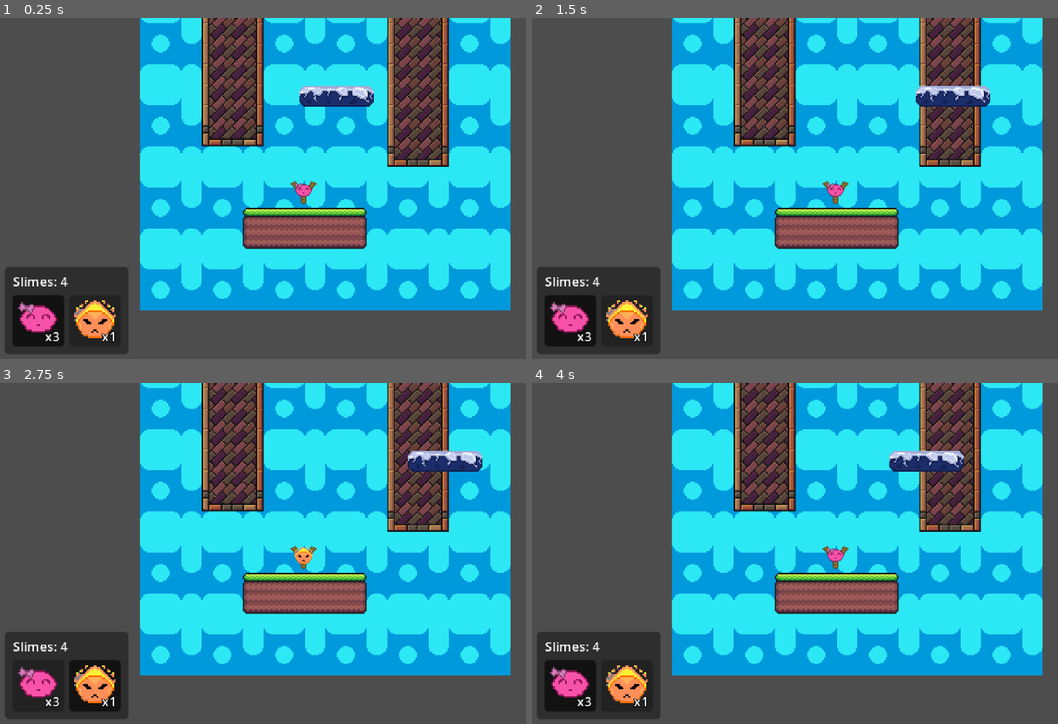
Above: before the commit, frames 1-4 (two rows, left to right).
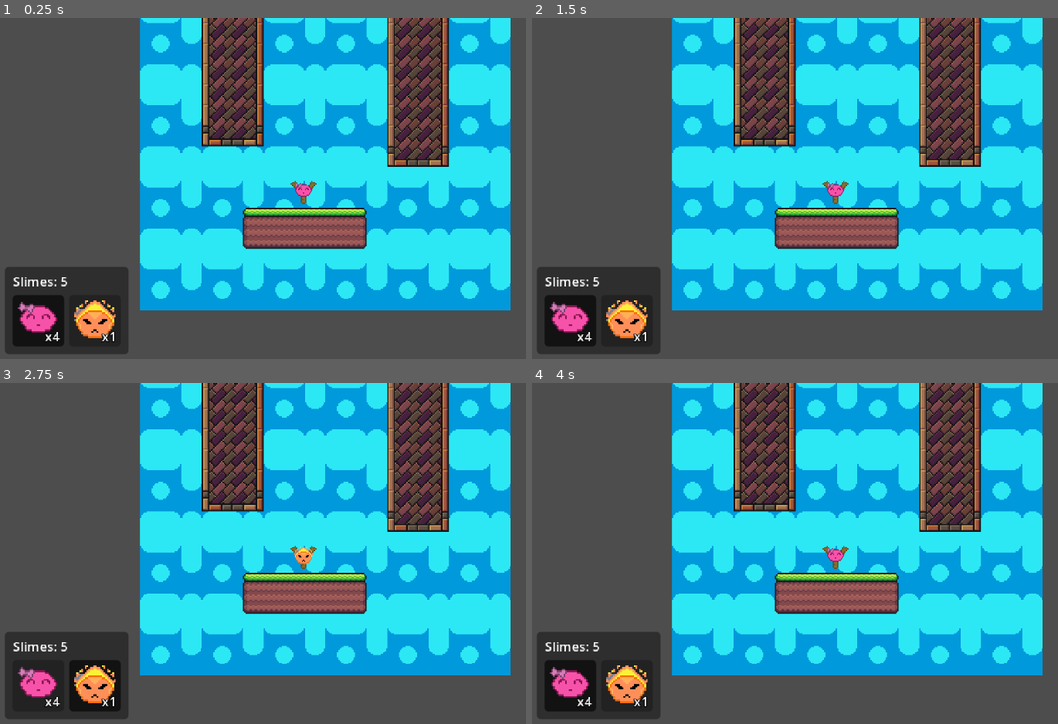
Above: after the commit, the same moments.

Repository: Navarro0k/Slimeterra
Game: Godot game, scene res://Scenes/Levels/Level_1.tscn
Same seed, same stepped clock (60 frames per second), same inputs: the game is played once before the commit and once after it. This scene is started directly instead of the project's main scene.
Inputs (mouse positions are in pixels of both pictures, inside the frame that each line leads up to):
- Up to frame 1 (0.25 s): no input
- Up to frame 2 (1.5 s): click (568, 321) at 0.5 s, where only the run before the commit has a clickable "x3"; click (568, 321) at 1.25 s, where only the run after the commit has a clickable "x4"
- Up to frame 3 (2.75 s): click "x1" at 2 s
- Up to frame 4 (4 s): click (568, 686) at 2.75 s, where only the run before the commit has a clickable "x3"; click (568, 686) at 3.5 s, where only the run after the commit has a clickable "x4"

The runs differ from the first frame. In frame 1, 0.9% of the frame differs, in the area x 9-72%, y 19-95%; in frame 2, 0.9%; in frame 3, 0.9%; in frame 4, 0.9%.

Commit message:
Fix config Paint tilempalyer

Diff:
--- a/Scenes/Levels/Level_1.tscn
+++ b/Scenes/Levels/Level_1.tscn
@@ -3,10 +3,9 @@
 [ext_resource type="Texture2D" uid="uid://ctn2fiu4wucww" path="res://Assets/Tilemaps/15 Blob TileMap 16x16.png" id="1_q8yj7"]
 [ext_resource type="Texture2D" uid="uid://k7fpccgr3tow" path="res://Assets/Tilemaps/Nature Platformer Tileset RottingPixels/nature-paltformer-tileset-16x16.png" id="2_87l2y"]
 [ext_resource type="PackedScene" uid="uid://ckg85fsv6f1hf" path="res://Scenes/Slingshoot.tscn" id="3_qpfou"]
-[ext_resource type="PackedScene" uid="uid://db2i0ydt32t44" path="res://Scenes/Plattaform.tscn" id="4_87l2y"]
-[ext_resource type="Script" path="res://Scripts/level.gd" id="5_level"]
-[ext_resource type="Script" path="res://Scripts/camara_seguimiento.gd" id="9_cam"]
+[ext_resource type="Script" uid="uid://wpjhvqwgdlqn" path="res://Scripts/level.gd" id="5_level"]
 [ext_resource type="PackedScene" path="res://Scenes/UI/SlimeSelectorUI.tscn" id="8_ui"]
+[ext_resource type="Script" uid="uid://cwhjdnhouowt5" path="res://Scripts/camara_seguimiento.gd" id="9_cam"]
 
 [sub_resource type="TileSetAtlasSource" id="TileSetAtlasSource_ybqp2"]
 texture = ExtResource("1_q8yj7")
@@ -931,25 +930,34 @@
 9:0/0/custom_data_0 = true
 11:0/0 = 0
 11:0/0/physics_layer_0/polygon_0/points = PackedVector2Array(-8, -8, 8, -8, 8, 8, -8, 8)
+11:0/0/custom_data_1 = true
 12:0/0 = 0
 12:0/0/physics_layer_0/polygon_0/points = PackedVector2Array(-8, -8, 8, -8, 8, 8, -8, 8)
+12:0/0/custom_data_1 = true
 13:0/0 = 0
 13:0/0/physics_layer_0/polygon_0/points = PackedVector2Array(-8, -8, 8, -8, 8, 8, -8, 8)
+13:0/0/custom_data_1 = true
 14:0/0 = 0
 14:0/0/physics_layer_0/polygon_0/points = PackedVector2Array(-8, -8, 8, -8, 8, 8, -8, 8)
+14:0/0/custom_data_1 = true
 15:0/0 = 0
 15:0/0/physics_layer_0/polygon_0/points = PackedVector2Array(-8, -8, 8, -8, 8, 8, -8, 8)
+15:0/0/custom_data_1 = true
 16:0/0 = 0
 16:0/0/physics_layer_0/polygon_0/points = PackedVector2Array(-8, -8, 8, -8, 8, 8, -8, 8)
 16:0/0/custom_data_1 = true
 17:0/0 = 0
 17:0/0/physics_layer_0/polygon_0/points = PackedVector2Array(-8, -8, 8, -8, 8, 8, -8, 8)
+17:0/0/custom_data_1 = true
 18:0/0 = 0
 18:0/0/physics_layer_0/polygon_0/points = PackedVector2Array(-8, -8, 8, -8, 8, 8, -8, 8)
+18:0/0/custom_data_1 = true
 19:0/0 = 0
 19:0/0/physics_layer_0/polygon_0/points = PackedVector2Array(-8, -8, 8, -8, 8, 8, -8, 8)
+19:0/0/custom_data_1 = true
 20:0/0 = 0
 20:0/0/physics_layer_0/polygon_0/points = PackedVector2Array(-8, -8, 8, -8, 8, 8, -8, 8)
+20:0/0/custom_data_1 = true
 22:0/0 = 0
 22:0/0/physics_layer_0/polygon_0/points = PackedVector2Array(-8, -8, 8, -8, 8, 8, -8, 8)
 22:0/0/custom_data_0 = true
@@ -3090,12 +3098,7 @@
 [node name="Slingshoot" parent="." unique_id=280816846 instance=ExtResource("3_qpfou")]
 position = Vector2(-65, 3)
 
-[node name="Plataform" parent="." unique_id=1955014938 instance=ExtResource("4_87l2y")]
-position = Vector2(-54, -71)
-distance = 100.0
-travel_time = 5.0
+[node name="SlimeSelectorUI" parent="." unique_id=1628797462 instance=ExtResource("8_ui")]
 
-[node name="SlimeSelectorUI" parent="." instance=ExtResource("8_ui")]
-
-[node name="Camara" type="Camera2D" parent="."]
+[node name="Camara" type="Camera2D" parent="." unique_id=306958255]
 script = ExtResource("9_cam")
--- a/Scripts/level.gd
+++ b/Scripts/level.gd
@@ -5,7 +5,7 @@
 ## Slimes disponibles en este nivel: { tipo de slime: cantidad }.
 ## Los tipos están definidos en SlimeCatalogo.Tipo.
 var slimes_nivel: Dictionary = {
-	SlimeCatalogo.Tipo.BASE: 3,
+	SlimeCatalogo.Tipo.BASE: 4,
 	SlimeCatalogo.Tipo.FUEGO: 1,
 }
 
